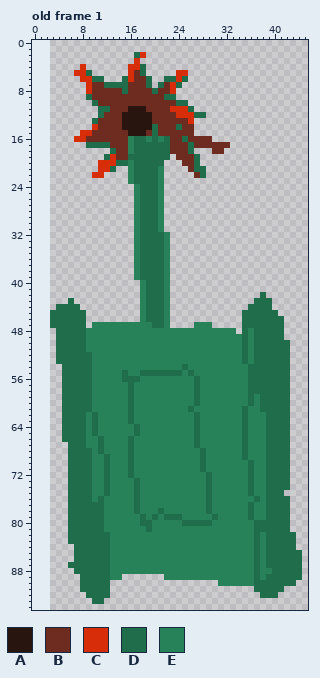
Two states of a pixel-art file, SawTank.aseprite. That is the earlier state.
49x95 pixels, 1 frame. Shown: old frame 1. The old version is drawn lined up with the new one, on the new canvas. The commit also changed other frames, which this record leaves out.
Palette (. is transparent): A #281510  B #6d2c1f  C #d72e09  D #1f6d4b  E #27825a
The result:
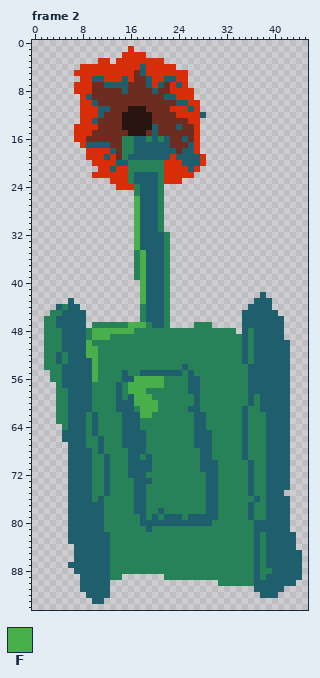
Colours new in this view: F #48af4b
A new or re-ordered frame is compared with the old frame closest to it.
Change:
canvas 49x95 -> 46x95, the old top-left corner now at 3,0 (the part of the old canvas that was cut away was empty and is not shown)
frames 1 -> 3
colour D: #1f6d4b -> #1f5f6d
Frame 2 is new; against old frame 1:
y 1: x 16 . -> C
y 2: x 15..17 ..D -> CCC
y 3: x 11..12 .. -> CC; x 14..16 ... -> CCC; x 18..21 .... -> CCCC
y 4: x 9..15 ....... -> CCCCCCC; x 19..23 ..... -> CCCCC
y 5: x 9..15 D...... -> CCCCCCC; x 19..23 ..... -> CCCCC
y 6: x 12..14 ... -> CCC; x 20..21 .. -> CC; x 25 D -> C
y 7: x 7..8 .. -> CC; x 20 . -> C; x 25 . -> C
y 8: x 7..8 .. -> CC; x 24..26 ... -> CCC
y 9: x 8 . -> C; x 24..26 ... -> CCC
y 10: x 8..9 .. -> CC; x 26..27 .. -> CC
y 11: x 8..10 ... -> CCC; x 27 . -> C
y 12: x 8..10 ... -> CCC; x 27 D -> C
y 13: x 8..9 .. -> CC; x 27 . -> C
y 14: x 7..9 ... -> CCC; x 27 . -> C
y 15: x 7 . -> C; x 27 . -> C
y 16: x 15 B -> E; x 27..29 BBB -> C..
y 17: x 8 . -> C; x 15 B -> E; x 27..32 BBBBBB -> C.....
y 18: x 9..12 .... -> CCCC; x 15 B -> E; x 23 B -> D; x 25 B -> D; x 27 . -> C; x 30..31 BB -> ..
y 19: x 9..11 ... -> CCC; x 15 B -> E; x 23..26 .BBB -> CDDD; x 28 . -> C
y 20: x 10 . -> C; x 17..26 DDDDD...BB -> EEEEECCCDD; x 28 . -> C
y 21: x 14..15 .. -> CC; x 17..20 DDDD -> EEEE; x 22..28 ....BDD -> CCCCDC.
y 22: x 12..15 .... -> CCCC; x 22..28 .....BD -> CCCCC..
y 23: x 13..15 ... -> CCC; x 22..24 ... -> CCC
y 24: x 14..16 ... -> CCC
y 26..34: x 17 E -> F
y 35..39: x 18 D -> F
y 40..43: x 18 E -> F
y 44: x 5 D -> E
y 45: x 3..4 DD -> EE
y 46: x 2..3 .D -> EE
y 47: x 2..3 .D -> EE; x 16..18 EEE -> FFF
y 48: x 2..4 ..D -> EEE; x 10..16 EEEEEEE -> FFFFFFF
y 49: x 2..4 ..D -> EEE; x 10..12 EEE -> FFF
y 50: x 2..4 ..D -> EEE; x 9 E -> F
y 51: x 2..4 ..D -> EEE; x 9..10 EE -> FF
y 52: x 2..3 .. -> EE; x 5 D -> E; x 9..10 DE -> FF
y 53: x 2..3 .. -> EE; x 5 D -> E; x 10 E -> F
y 54: x 2..4 ... -> EEE; x 10 E -> F
y 55: x 3..4 .. -> EE; x 10 E -> F
y 56: x 3..4 .. -> EE; x 10 E -> F; x 17..21 DEEEE -> FFFFF; x 26 E -> D
y 57: x 4 . -> E; x 14 E -> D; x 16..21 DEEEEE -> FFFFFF; x 26 E -> D
y 58: x 4..5 .D -> EE; x 14 E -> D; x 16..18 DEE -> FFF; x 26 E -> D
y 59: x 4..5 .D -> EE; x 14 E -> D; x 17..19 EEE -> FFF
y 60: x 4..5 .D -> EE; x 14..15 EE -> DD; x 17..20 EEEE -> FFFF
y 61: x 4..5 .D -> EE; x 14..15 EE -> DD; x 18..20 EEE -> FFF; x 27 E -> D
y 62: x 4..5 .D -> EE; x 15 E -> D; x 17..19 EEE -> DFF; x 28 E -> D
y 63: x 4..5 .D -> EE; x 15 E -> D; x 17 E -> D; x 28 E -> D
y 64: x 5 D -> E; x 15..16 EE -> DD; x 28 E -> D
y 65: x 15..16 EE -> DD; x 18 E -> D; x 28..29 EE -> DD
y 66..67: x 15 E -> D; x 17..18 EE -> DD; x 28..29 EE -> DD
y 68: x 17..18 EE -> DD; x 29 E -> D
y 69: x 17 E -> D; x 19 E -> D; x 29 E -> D
y 70..71: x 17..19 EEE -> DDD; x 29..30 EE -> DD
y 72: x 17..18 EE -> DD; x 30 E -> D
y 73: x 18..19 EE -> DD; x 30 E -> D
y 74..78: x 18 E -> D; x 30 E -> D
y 79: x 26..29 EEEE -> DDDD
y 80: x 20..24 EEEEE -> DDDDD
Pixel boxes of the changes (left, top, right, bottom) in both pictures:
changed: (44, 46, 302, 604)
